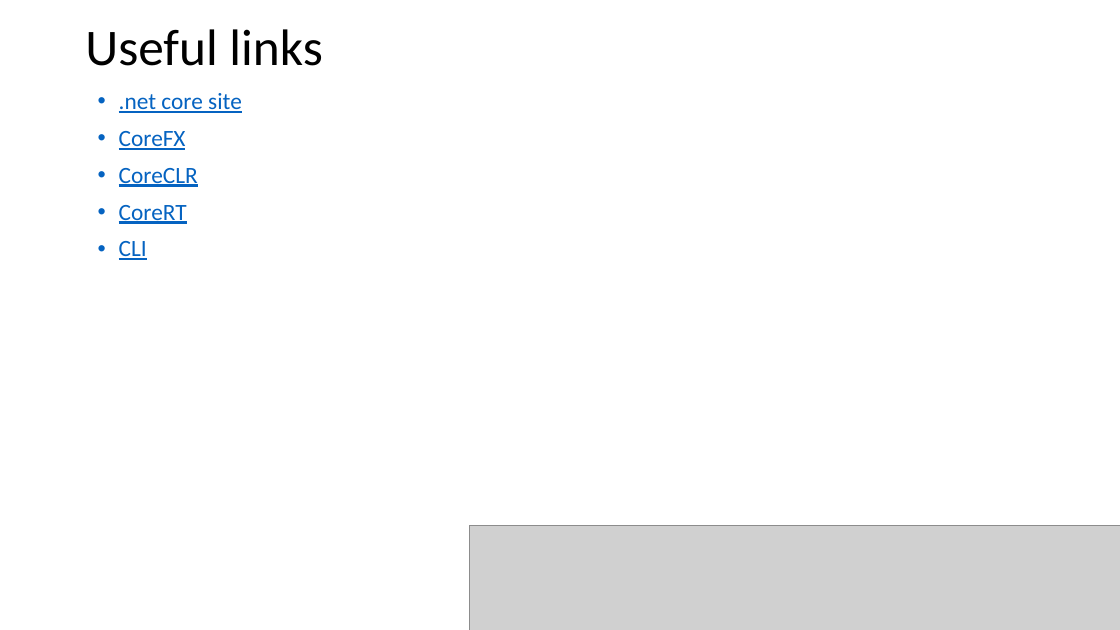
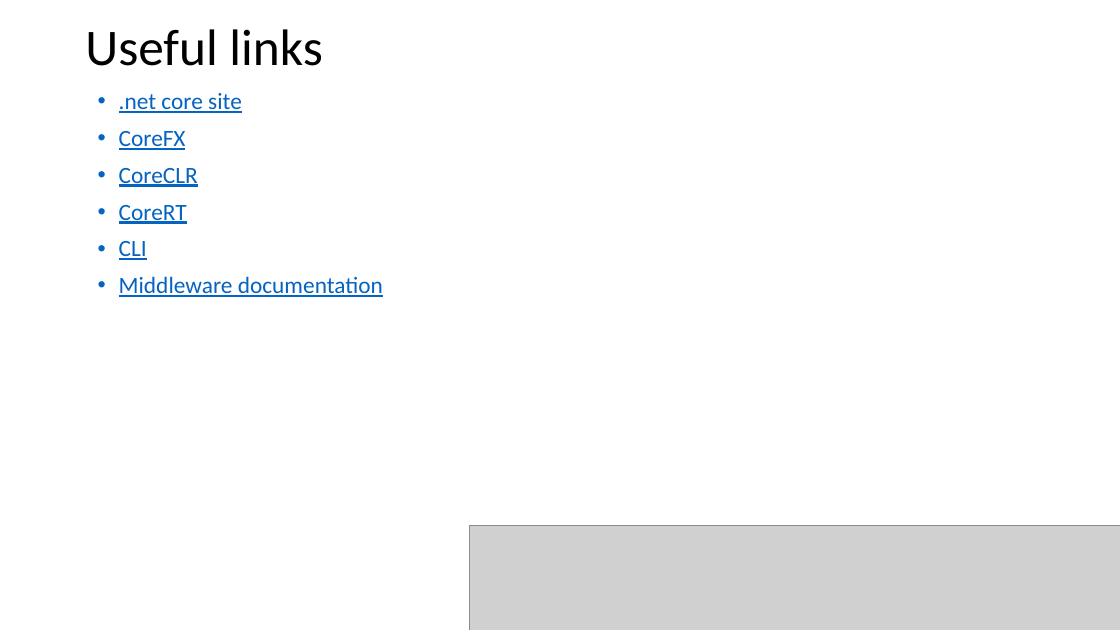
Before and after one commit to ThessalonikiNet-MeetUp/Presentations, a slide deck: slide 9 of MeetUp 24-03-206 net core aspnet core/Meetup24-03-2016.pptx (slide 8 before the commit). Drawn at 1120x630 pixels with LibreOffice and Linux fonts; fonts in the diff are those of the drawing; grey boxes stand for pictures. Boxes give left, top, right and bottom in pixels: in the first picture for what was removed or moved away, otherwise in the second. Text is boxed around its words. In the diff, an @@ line names an element or a change of style, - is before the commit and + after.

Commit message:
Update the presentation

```diff
--- a/MeetUp 24-03-206 net core aspnet core/Meetup24-03-2016.pptx
+++ b/MeetUp 24-03-206 net core aspnet core/Meetup24-03-2016.pptx
@@ text at (119,276,383,297): paragraph added @@
+• Middleware documentation
```
Also in this commit, not shown: 1 slide added.
